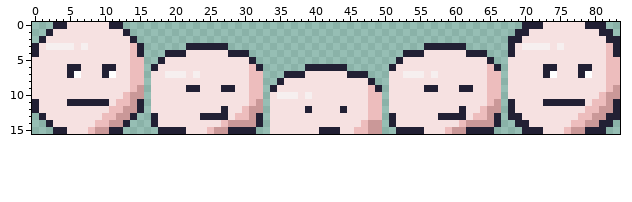
One commit to this sprite sheet: Assets/_Dev/Resources/Textures/1.png. That is the earlier state.
The file is 84x16 pixels.
Once edited:
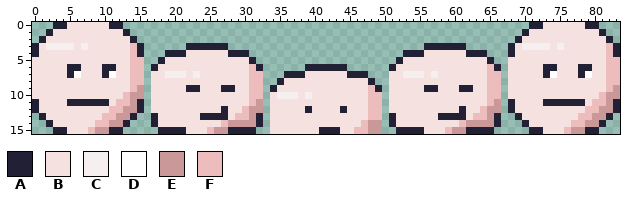
Palette (. is transparent): A #222034  B #f6e1e1  C #f6efef  D #ffffff  E #ca9898  F #edbdbd
Diff:
{"y":0,"x":70,"old":"A","new":"."}
{"y":0,"x":81,"old":"A","new":"."}
{"y":1,"x":69,"old":"A","new":"."}
{"y":1,"x":82,"old":"A","new":"."}
{"y":2,"x":68,"old":"A","new":"."}
{"y":2,"x":83,"old":"A","new":"."}
{"y":13,"x":68,"old":"A","new":"."}
{"y":13,"x":83,"old":"A","new":"."}
{"y":14,"x":69,"old":"A","new":"."}
{"y":14,"x":82,"old":"A","new":"."}
{"y":15,"x":70,"old":"A","new":"."}
{"y":15,"x":81,"old":"A","new":"."}
{"label":"erased","picture_box":[508,22,529,43]}
{"label":"erased","picture_box":[599,22,620,43]}
{"label":"erased","picture_box":[508,113,529,134]}
{"label":"erased","picture_box":[599,113,620,134]}
